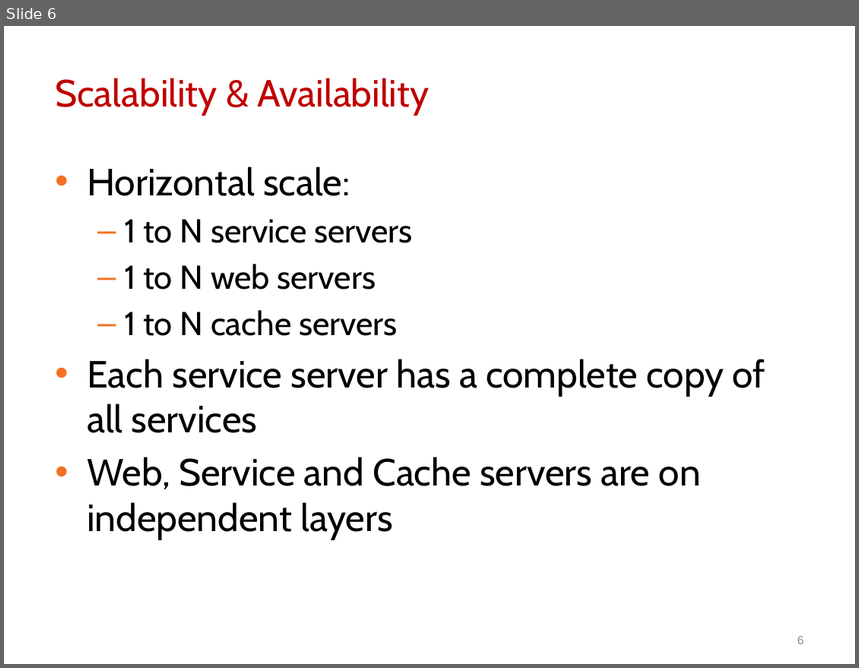
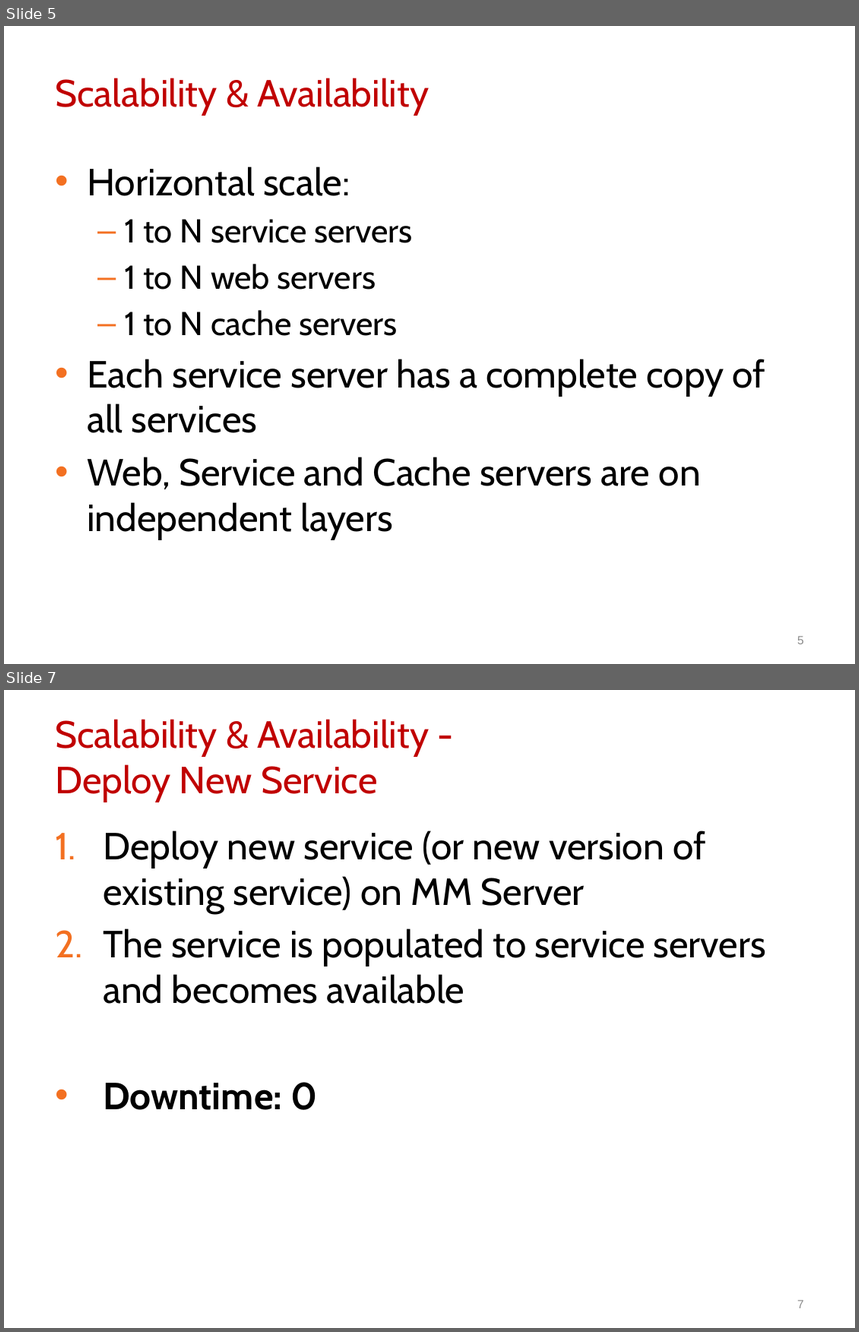
Before and after one commit to btnguyen2k/btnguyen2k-personal, a slide deck: vng-ip/NewIP/docs/Design/NewIP.pptx. Shown one above the other, each under a label of ours: slide 6 before the commit, slides 5 and 7 after it; the slides between them are not shown. The pictures are 859x668 and 859x1332 pixels, drawn with LibreOffice and Linux fonts; fonts in the diff are those of the drawing; background and template pictures are left out. Boxes give left, top, right and bottom in pixels: in the first picture for what was removed or moved away, otherwise in the second. Text is boxed around its words. In the diff, an @@ line names an element or a change of style, - is before the commit and + after.

```diff
--- a/vng-ip/NewIP/docs/Design/NewIP.pptx
+++ b/vng-ip/NewIP/docs/Design/NewIP.pptx
@@ slide 7 added at (x1=4, y1=690, x2=855, y2=1328), background picture (left out) @@
@@ title added at (x1=55, y1=719, x2=430, y2=802), 32 pt, text #C00000 @@
+Scalability & Availability -
+Deploy New Service
@@ text added at (x1=103, y1=831, x2=766, y2=1110), 32 pt, text #000000 @@
+1. Deploy new service (or new version of existing service) on MM Server
+2. The service is populated to service servers and becomes available
+• Downtime: 0
@@ page number added at (x1=797, y1=1300, x2=804, y2=1309), 10 pt, text #8C8C8C @@
+7
@@ what was slide 6 is now slide 5 @@
```
Also in this commit, not shown: 4 slides changed, 4 other slides added, 1 other file.
